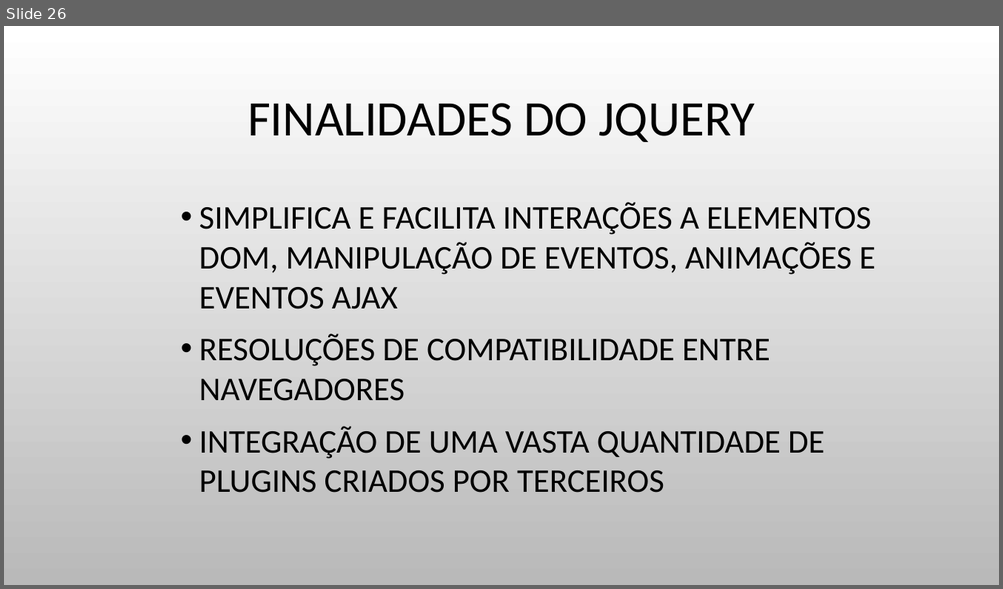
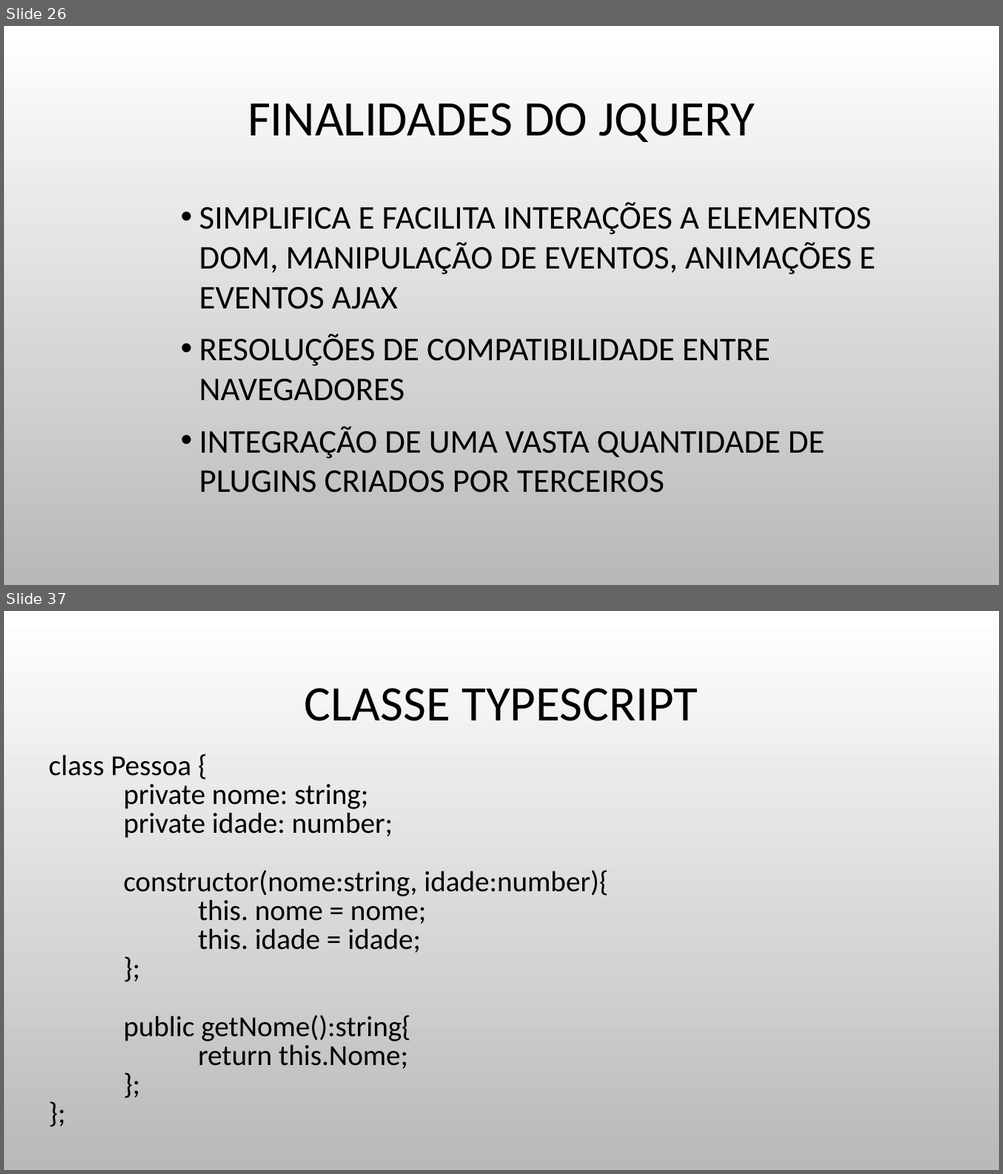
Before and after one commit to JulioCR-Oliveira/Trabalho-Topicos-Especiais, a slide deck: Arquivos/INTRODUÇÃO A FRONT-END.pptx. Shown one above the other, each under a label of ours: slide 26 before the commit, slides 26 and 37 after it; the slides between them are not shown. The pictures are 1003x589 and 1003x1174 pixels, drawn with LibreOffice and Linux fonts; fonts in the diff are those of the drawing; background and template pictures are left out. Boxes give left, top, right and bottom in pixels: in the first picture for what was removed or moved away, otherwise in the second. Text is boxed around its words. In the diff, an @@ line names an element or a change of style, - is before the commit and + after.

```diff
--- a/Arquivos/INTRODUÇÃO A FRONT-END.pptx
+++ b/Arquivos/INTRODUÇÃO A FRONT-END.pptx
@@ slide 37 added at (4,611,999,1170), background picture (left out) @@
@@ title added at (304,688,697,721), 48 pt, text #000000 @@
+CLASSE TYPESCRIPT
@@ text added at (48,755,608,1069), 28 pt, text #000000 @@
+  class Pessoa {
+  private nome: string;
+  private idade: number;
+  constructor(nome:string, idade:number){
+  this. nome = nome;
+  this. idade = idade;
+  };
+  public getNome():string{
+  return this.Nome;
+  };
+  };
```
Also in this commit, not shown: 11 other slides added, 5 other files.
